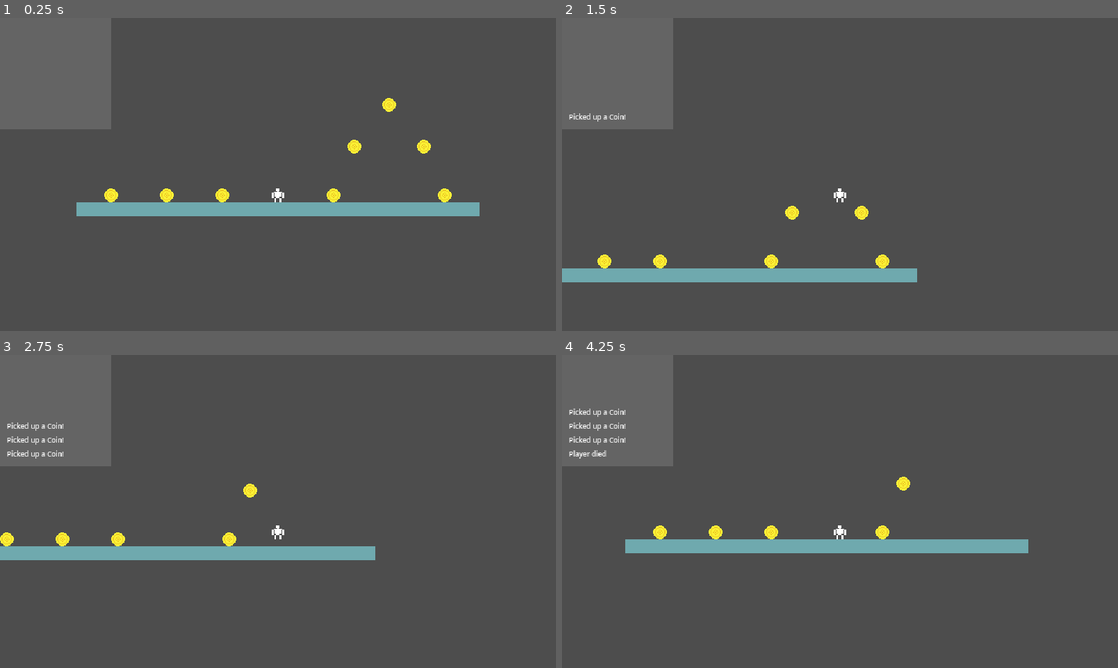
Above: before the commit, frames 1-4 (two rows, left to right).
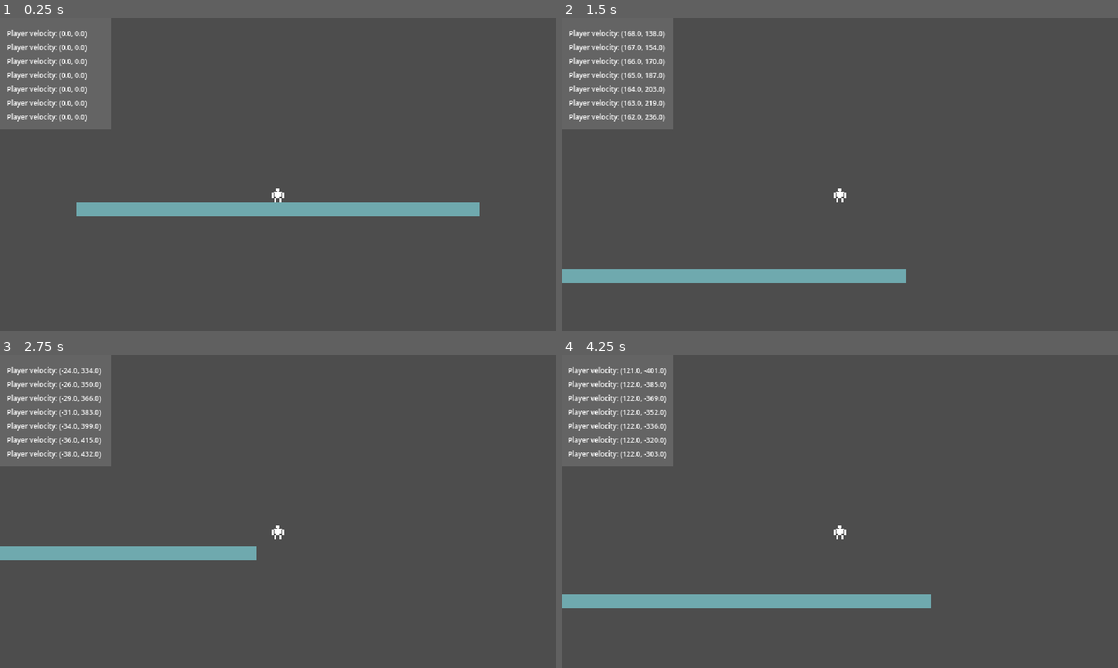
Above: after the commit, the same moments.

Repository: problem-18-dev/snack-chads
Game: Godot game, scene res://core/game/game.tscn
Same seed, same stepped clock (60 frames per second), same inputs: the game is played once before the commit and once after it.
Inputs:
- Up to frame 1 (0.25 s): no input
- Up to frame 2 (1.5 s): tap Enter (interact, bound only before the commit) at 0.5, 0.8, 1.35 s; hold X (interact, bound only after the commit) 0.53-1.28 s; hold D (right) from 0.53 s (still down); tap Up (jump) at 0.77, 1.07 s
- Up to frame 3 (2.75 s): tap Up (jump) at 1.52, 1.55, 1.82 s; release D (right) at 2.03 s; hold A (left) from 2.03 s (still down); hold Up (jump) from 2.03 s (still down); tap X (interact, bound only after the commit) at 2.3 s
- Up to frame 4 (4.25 s): release A (left) at 2.78 s; release Up (jump) at 2.78 s; hold D (right) from 2.78 s (still down); tap X (interact, bound only after the commit) at 2.85 s; tap Up (jump) at 3.02, 3.32, 3.77, 3.8, 4.07 s; tap Enter (interact, bound only before the commit) at 3.05 s; hold Enter (interact, bound only before the commit) from 3.53 s (still down)

The runs differ from the first frame. In frame 1, 1.6% of the frame differs, in the area x 1-82%, y 3-59%; in frame 2, 2.0%; in frame 3, 2.4%; in frame 4, 7.8%, in the area x 0-84%, y 3-81%.

Commit message:
feat: player movement lerp

Diff:
--- a/core/game/game.gd
+++ b/core/game/game.gd
@@ -1,19 +1 @@
 extends Node
-
-
-@onready var coins: Node2D = $Coins
-@onready var debug: Control = $HUD/Debug
-
-
-# Called when the node enters the scene tree for the first time.
-func _ready() -> void:
-	for coin: Pickuppable in coins.get_children():
-		coin.picked_up.connect(_on_coin_picked_up)
-
-
-func _on_coin_picked_up(type: String) -> void:
-	debug.log("Picked up a %s!" % type)
-
-
-func _on_player_died() -> void:
-	debug.log("Player died")
--- a/core/game/game.tscn
+++ b/core/game/game.tscn
@@ -1,6 +1,5 @@
 [gd_scene format=3 uid="uid://canwl3xxuqfwg"]
 
-[ext_resource type="PackedScene" uid="uid://cr8m2y6kd6po4" path="res://scenes/coin/coin.tscn" id="1_4gkfv"]
 [ext_resource type="PackedScene" uid="uid://d251v5fi15bp4" path="res://scenes/player/player.tscn" id="1_23swt"]
 [ext_resource type="Script" uid="uid://b5s8uc2cr66mg" path="res://core/game/game.gd" id="1_risx7"]
 [ext_resource type="PackedScene" uid="uid://oixjpegbqcmd" path="res://scenes/debug/debug.tscn" id="1_slpoq"]
@@ -41,35 +40,7 @@
 [node name="CollisionShape2D" type="CollisionShape2D" parent="Platform" unique_id=679537060]
 shape = SubResource("RectangleShape2D_dfm4s")
 
-[node name="Coins" type="Node2D" parent="." unique_id=1814667081]
-
-[node name="Coin" parent="Coins" unique_id=342927246 instance=ExtResource("1_4gkfv")]
-position = Vector2(64, -8)
-
-[node name="Coin2" parent="Coins" unique_id=1267511245 instance=ExtResource("1_4gkfv")]
-position = Vector2(88, -64)
-
-[node name="Coin3" parent="Coins" unique_id=915184522 instance=ExtResource("1_4gkfv")]
-position = Vector2(192, -8)
-
-[node name="Coin4" parent="Coins" unique_id=691146388 instance=ExtResource("1_4gkfv")]
-position = Vector2(128, -112)
-
-[node name="Coin5" parent="Coins" unique_id=534548593 instance=ExtResource("1_4gkfv")]
-position = Vector2(168, -64)
-
-[node name="Coin6" parent="Coins" unique_id=1280653371 instance=ExtResource("1_4gkfv")]
-position = Vector2(-192, -8)
-
-[node name="Coin7" parent="Coins" unique_id=841153520 instance=ExtResource("1_4gkfv")]
-position = Vector2(-128, -8)
-
-[node name="Coin8" parent="Coins" unique_id=1994428530 instance=ExtResource("1_4gkfv")]
-position = Vector2(-64, -8)
-
 [node name="Player" parent="." unique_id=532083412 instance=ExtResource("1_23swt")]
 
 [node name="WorldBoundary" parent="." unique_id=229183395 instance=ExtResource("2_dfm4s")]
 position = Vector2(0, 88)
-
-[connection signal="died" from="Player" to="." method="_on_player_died"]
--- a/project.godot
+++ b/project.godot
@@ -15,6 +15,10 @@
 config/version="1.0.0"
 run/main_scene="uid://canwl3xxuqfwg"
 config/features=PackedStringArray("4.6", "GL Compatibility")
+
+[autoload]
+
+Debug="*uid://7mngwk0lxy83"
 
 [debug]
 
@@ -67,8 +71,7 @@
 }
 interact={
 "deadzone": 0.2,
-"events": [Object(InputEventKey,"resource_local_to_scene":fa …(140 unchanged characters)… d":false,"keycode":0,"physical_keycode":4194309,"key_label":0,"unicode":0,"location":0,"echo":false,"script":null)
-, Object(InputEventKey,"resource_local_to_scene":false,"resource_name":"","device":-1,"window_id":0,"alt_pressed":false,"shift_pressed":false,"ctrl_pressed":false,"meta_pressed":false,"pressed":false,"keycode":0,"physical_keycode":32,"key_label":0,"unicode":32,"location":0,"echo":false,"script":null)
+"events": [Object(InputEventKey,"resource_local_to_scene":fa …(140 unchanged characters)… d":false,"keycode":0,"physical_keycode":88,"key_label":0,"unicode":120,"location":0,"echo":false,"script":null)
 ]
 }
 
--- a/scenes/debug/debug.gd
+++ b/scenes/debug/debug.gd
@@ -2,6 +2,10 @@
 
 
 @onready var logs_container: VBoxContainer = %LogsContainer
+
+
+func _ready() -> void:
+	Debug.setup(self)
 
 
 func log(text: String) -> void:
--- a/scenes/player/player.gd
+++ b/scenes/player/player.gd
@@ -5,14 +5,22 @@
 signal died
 
 @export_group("Movement")
+@export_subgroup("Air")
+@export var air_movement_speed := 100.0
+@export var air_movement_weight := 0.025
 @export_subgroup("Jump")
 @export var jump_force := 450.0
+@export_subgroup("Walking")
+@export var walk_speed := 125.0
+@export var walk_accel := 0.2
+@export var walk_deccel := 0.13
 @export_subgroup("Running")
-@export var run_speed := 150.0
+@export var run_speed := 175.0
+@export var run_accel := 0.27
 
 
 func _physics_process(_delta: float) -> void:
-	_handle_movement()
+	Debug.log("Player velocity: " + str(velocity.floor()))
 
 
 func die() -> void:
@@ -24,10 +32,6 @@
 	global_position = Vector2.ZERO
 
 
-func _handle_movement() -> void:
+func get_direction() -> float:
 	var direction := Input.get_axis("left", "right")
-	if is_zero_approx(direction):
-		velocity.x = 0
-		return
-
-	velocity.x = direction * run_speed
+	return direction
--- a/scenes/player/player.tscn
+++ b/scenes/player/player.tscn
@@ -5,6 +5,8 @@
 [ext_resource type="Texture2D" uid="uid://cf6ad8m1aymix" path="res://scenes/player/sprites/player_placeholder.png" id="2_p47bc"]
 [ext_resource type="Script" uid="uid://bjph4ifm2gg4m" path="res://scenes/player/states/player_idle.gd" id="3_gmlin"]
 [ext_resource type="Script" uid="uid://22xqrsuw6gaa" path="res://scenes/player/states/player_air.gd" id="4_lvxji"]
+[ext_resource type="Script" uid="uid://bjcr78gqjqpbv" path="res://scenes/player/states/player_walk.gd" id="6_75vfm"]
+[ext_resource type="Script" uid="uid://bm4kcy4n0b0di" path="res://scenes/player/states/player_run.gd" id="7_0owmy"]
 
 [sub_resource type="RectangleShape2D" id="RectangleShape2D_gmlin"]
 size = Vector2(16, 16)
@@ -12,6 +14,7 @@
 [node name="Player" type="CharacterBody2D" unique_id=532083412]
 collision_mask = 24
 script = ExtResource("1_8afob")
+metadata/_edit_group_ = true
 
 [node name="Camera2D" type="Camera2D" parent="." unique_id=1040741919]
 offset = Vector2(0, -32)
@@ -33,3 +36,9 @@
 
 [node name="Air" type="Node" parent="StateMachine" unique_id=1981997201]
 script = ExtResource("4_lvxji")
+
+[node name="Walk" type="Node" parent="StateMachine" unique_id=117815317]
+script = ExtResource("6_75vfm")
+
+[node name="Run" type="Node" parent="StateMachine" unique_id=982010846]
+script = ExtResource("7_0owmy")
--- a/scenes/player/states/player_air.gd
+++ b/scenes/player/states/player_air.gd
@@ -5,9 +5,53 @@
 	if _data.has("jump"):
 		player.velocity.y = -player.jump_force
 
+
 func _physics_update(delta: float) -> void:
-	if player.is_on_floor():
-		finished.emit(PlayerState.IDLE)
+	player.move_and_slide()
+	_process_air_movement()
+	_apply_gravity(delta)
+	_handle_landing()
 
+
+func _apply_gravity(delta: float) -> void:
 	player.velocity += player.get_gravity() * delta
-	player.move_and_slide()
+
+
+func _process_air_movement() -> void:
+	var direction := player.get_direction()
+
+	if is_zero_approx(direction):
+		player.velocity.x = lerpf(player.velocity.x, 0, player.air_movement_weight)
+		return
+
+	var walking := Input.is_action_pressed("left") or Input.is_action_pressed("right")
+	var running := Input.is_action_pressed("interact")
+	if walking:
+		if running:
+			var running_air_speed := player.run_speed * direction
+			player.velocity.x = lerpf(player.velocity.x, running_air_speed, player.air_movement_weight)
+			return
+
+		var walking_air_speed := player.walk_speed * direction
+		player.velocity.x = lerpf(player.velocity.x, walking_air_speed, player.air_movement_weight)
+
+
+func _handle_landing() -> void:
+	if not player.is_on_floor():
+		return
+
+	# Run if holding run
+	# Walk if not
+	# Idle if not moving at all
+	var moving := Input.is_action_pressed("left") or Input.is_action_pressed("right")
+	var running := Input.is_action_pressed("interact")
+
+	if moving:
+		if running:
+			finished.emit(PlayerState.RUN)
+			return
+
+		finished.emit(PlayerState.WALK)
+		return
+
+	finished.emit(PlayerState.IDLE)
--- a/scenes/player/states/player_idle.gd
+++ b/scenes/player/states/player_idle.gd
@@ -1,12 +1,18 @@
 extends PlayerState
 
 
+func _enter(_data := {}) -> void:
+	player.velocity = Vector2.ZERO
+
+
 func _physics_update(_delta: float) -> void:
-	if not player.is_on_floor():
-		finished.emit(PlayerState.AIR)
+	player.move_and_slide()
 
-	player.move_and_slide()
 
 func _key_input(event: InputEvent) -> void:
 	if event.is_action_pressed("jump"):
-		finished.emit(PlayerState.AIR, { "jump": true  })
+		finished.emit(PlayerState.AIR, { "jump": true })
+		return
+
+	if event.is_action_pressed("left") or event.is_action_pressed("right"):
+		finished.emit(PlayerState.WALK)
--- /dev/null
+++ b/scenes/player/states/player_run.gd
@@ -0,0 +1,27 @@
+extends PlayerState
+
+
+func _physics_update(_delta: float) -> void:
+	_process_run_movement()
+	player.move_and_slide()
+
+	if not player.is_on_floor():
+		finished.emit(PlayerState.AIR)
+
+
+func _key_input(event: InputEvent) -> void:
+	if event.is_action_released("left") or event.is_action_released("right"):
+		finished.emit(PlayerState.WALK)
+
+	if event.is_action_released("interact"):
+		finished.emit(PlayerState.WALK)
+		return
+
+	if event.is_action_pressed("jump"):
+		finished.emit(PlayerState.AIR, { "jump": true })
+
+
+func _process_run_movement() -> void:
+	var direction := player.get_direction()
+
+	player.velocity.x = lerpf(player.velocity.x, player.run_speed * direction, player.run_accel)
--- a/scenes/player/states/player_state.gd
+++ b/scenes/player/states/player_state.gd
@@ -4,6 +4,8 @@
 
 const IDLE = "Idle"
 const AIR = "Air"
+const WALK = "Walk"
+const RUN = "Run"
 
 
 var player: Player
--- /dev/null
+++ b/scenes/player/states/player_walk.gd
@@ -0,0 +1,32 @@
+extends PlayerState
+
+
+func _physics_update(_delta: float) -> void:
+	_process_walk_movement()
+	player.move_and_slide()
+
+	if not player.is_on_floor():
+		finished.emit(PlayerState.AIR)
+
+
+func _key_input(event: InputEvent) -> void:
+	if event.is_action_pressed("jump"):
+		finished.emit(PlayerState.AIR, { "jump": true })
+		return
+
+	if event.is_action_pressed("interact"):
+		finished.emit(PlayerState.RUN)
+
+
+func _process_walk_movement() -> void:
+	var direction := player.get_direction()
+
+	if is_zero_approx(direction):
+		player.velocity.x = lerpf(player.velocity.x, 0, player.walk_deccel)
+
+		if is_zero_approx(player.velocity.x):
+			finished.emit(PlayerState.IDLE)
+
+		return
+
+	player.velocity.x = lerpf(player.velocity.x, player.walk_speed * direction, player.walk_accel)
--- /dev/null
+++ b/scripts/debug.gd
@@ -0,0 +1,12 @@
+extends Node
+
+
+var debug_node: Node
+
+
+func setup(node: Node) -> void:
+	debug_node = node
+
+
+func log(text: String) -> void:
+	debug_node.log(text)
Not shown, added: scenes/player/states/player_run.gd.uid
Not shown, added: scenes/player/states/player_walk.gd.uid
Not shown, added: scripts/debug.gd.uid
